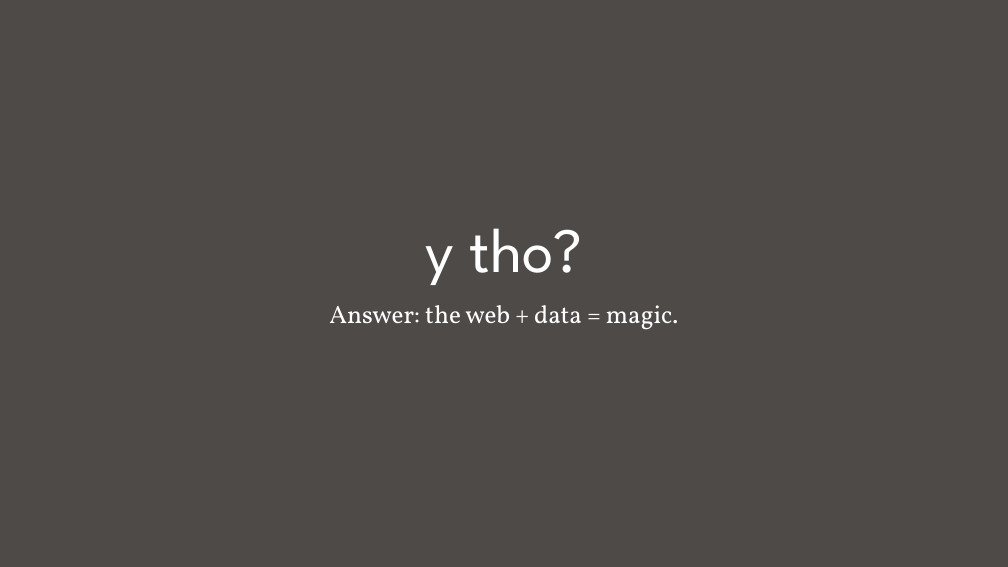
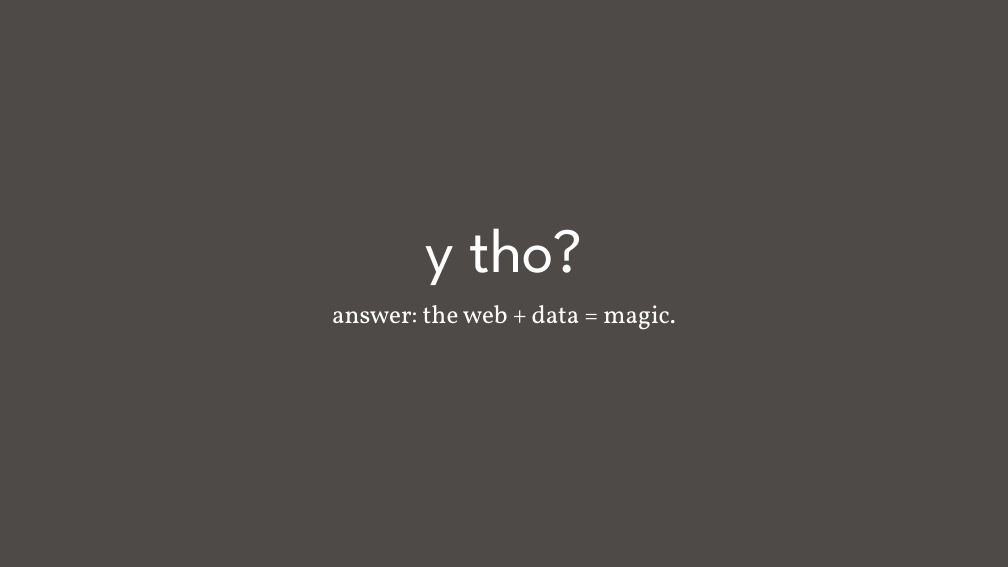
Before and after one commit to nuitrcs/Intro_to_d3_workshop, a slide deck: slide 4 of Introduction to D3.pptx (slide 3 before the commit). Drawn at 1008x567 pixels with LibreOffice and Linux fonts; fonts in the diff are those of the drawing. Boxes give left, top, right and bottom in pixels: in the first picture for what was removed or moved away, otherwise in the second. Text is boxed around its words. In the diff, an @@ line names an element or a change of style, - is before the commit and + after.

```diff
--- a/Introduction to D3.pptx
+++ b/Introduction to D3.pptx
@@ subtitle at (332,305,676,330): text changed @@
-Answer: the web + data = magic.
+answer: the web + data = magic.
```
Also in this commit, not shown: 1 other slide changed, 1 slide added, 2 other files.
